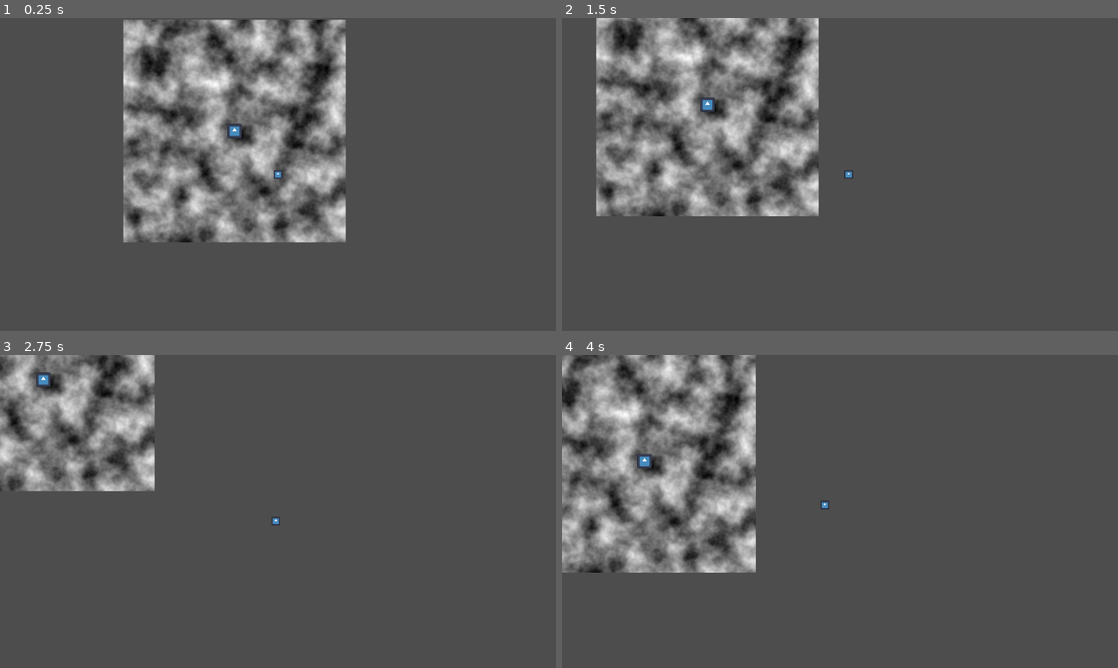
Above: before the commit, frames 1-4 (two rows, left to right).
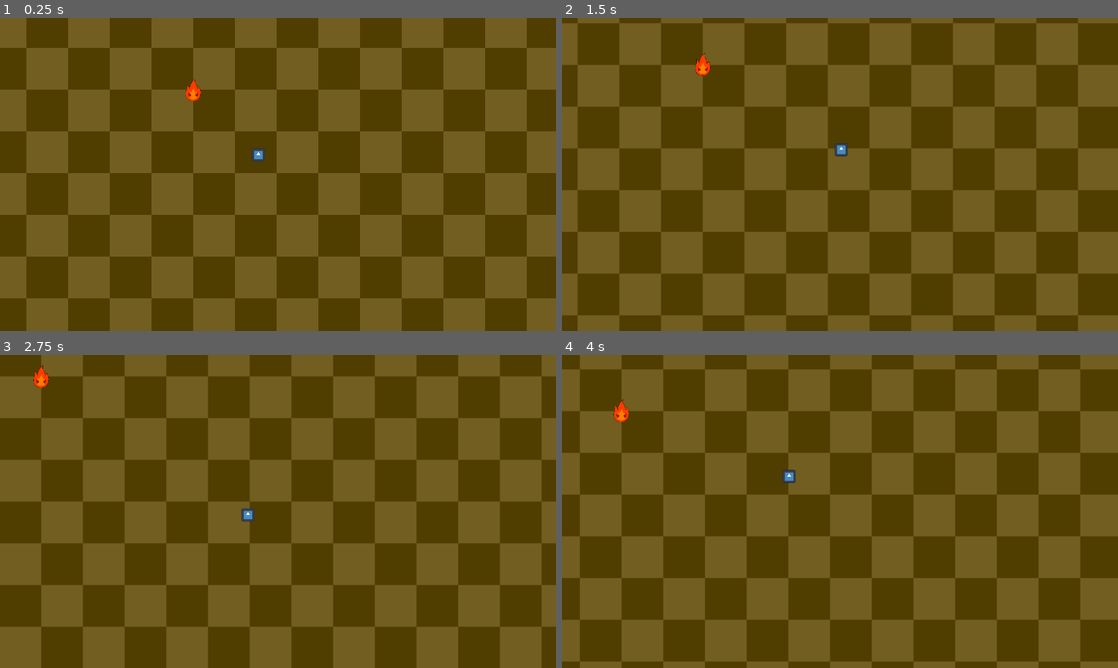
Above: after the commit, the same moments.

Repository: ICICLE-Studios/Soul-of-Nature
Game: Godot game, scene res://scenes/level.tscn
Same seed, same stepped clock (60 frames per second), same inputs: the game is played once before the commit and once after it. The engine's default icon, where the game draws it, is replaced by a stand-in: a white triangle on a blue panel in a dark square.
Inputs (mouse positions are in pixels of both pictures, inside the frame that each line leads up to):
- Up to frame 1 (0.25 s): no input
- Up to frame 2 (1.5 s): tap Enter at 0.5 s; move the mouse to (962, 158) at 0.52 s; hold Right (ui_right) 0.53-1.28 s; move the mouse to (728, 190) at 1.27 s; hold Down (ui_down) from 1.28 s (still down)
- Up to frame 3 (2.75 s): move the mouse to (333, 442) at 2.02 s; release Down (ui_down) at 2.03 s; hold Right (ui_right) from 2.03 s (still down)
- Up to frame 4 (4 s): move the mouse to (812, 574) at 2.77 s; release Right (ui_right) at 2.78 s; hold Up (ui_up) 2.78-3.53 s; move the mouse to (1006, 558) at 3.52 s; hold Left (ui_left) from 3.53 s (still down)

The runs differ from the first frame. In frame 1, 100% of the frame differs, in the area x 0-100%, y 0-100%; in frame 2, 100%; in frame 3, 100%; in frame 4, 100%.

Commit message:
Added placeholder enemy and ground graphics
- Lowered Player speed
- Changed scripts/Enemy folder name to follow naming convention
- Viewport now scales with window size and maintains aspect ratio
- Fixed an issue where the Camera would drag behind the Player when moving

Diff:
--- a/project.godot
+++ b/project.godot
@@ -19,6 +19,7 @@
 
 window/size/viewport_width=1280
 window/size/viewport_height=720
+window/stretch/mode="viewport"
 
 [input]
 
--- a/scenes/level.tscn
+++ b/scenes/level.tscn
@@ -1,19 +1,16 @@
 [gd_scene load_steps=12 format=3 uid="uid://brxejphnlvkkt"]
 
 [ext_resource type="Script" path="res://scripts/player_camera.gd" id="1_2wegk"]
+[ext_resource type="Texture2D" uid="uid://bghesvkb3fcbr" path="res://sprites/map/placeholder_ground.png" id="2_317b5"]
 [ext_resource type="Texture2D" uid="uid://b3ccojcrg4i4i" path="res://icon.svg" id="2_q725h"]
 [ext_resource type="Script" path="res://scripts/player_controller.gd" id="2_vpdyx"]
-[ext_resource type="Script" path="res://scripts/Enemy/enemy_controller.gd" id="4_gshsc"]
+[ext_resource type="Script" path="res://scripts/enemies/enemy_controller.gd" id="4_k6ifc"]
+[ext_resource type="Texture2D" uid="uid://der7jld5necin" path="res://sprites/enemies/placeholder_fire_enemy.png" id="5_c8hpm"]
 
 [sub_resource type="NavigationPolygon" id="NavigationPolygon_5vf1p"]
 vertices = PackedVector2Array(117, -257, 256, -254, 257, 23, 255, 257, -258, 256, -256, -53, -45, -257, -257, -256)
 polygons = Array[PackedInt32Array]([PackedInt32Array(0, 1, 2, 3, 4, 5, 6), PackedInt32Array(6, 5, 7)])
 outlines = Array[PackedVector2Array]([PackedVector2Array(-45, -257, -257, -256, -256, -53, -258, 256, 255, 257, 257, 23, 256, -254, 117, -257)])
-
-[sub_resource type="FastNoiseLite" id="FastNoiseLite_vro0e"]
-
-[sub_resource type="NoiseTexture2D" id="NoiseTexture2D_qisxi"]
-noise = SubResource("FastNoiseLite_vro0e")
 
 [sub_resource type="CircleShape2D" id="CircleShape2D_yy7ra"]
 
@@ -29,13 +26,16 @@
 [node name="NavigationRegion2D" type="NavigationRegion2D" parent="."]
 navigation_polygon = SubResource("NavigationPolygon_5vf1p")
 
-[node name="PlayerCamera" type="Camera2D" parent="."]
-script = ExtResource("1_2wegk")
-
 [node name="Map" type="Node2D" parent="."]
 
-[node name="Sprite2D" type="Sprite2D" parent="Map"]
-texture = SubResource("NoiseTexture2D_qisxi")
+[node name="GroundSprite" type="Sprite2D" parent="Map"]
+z_index = -1
+texture_filter = 1
+texture_repeat = 2
+scale = Vector2(64, 64)
+texture = ExtResource("2_317b5")
+region_enabled = true
+region_rect = Rect2(0, 0, 64, 64)
 
 [node name="Player" type="CharacterBody2D" parent="."]
 unique_name_in_owner = true
@@ -61,12 +61,12 @@
 collision_layer = 2
 motion_mode = 1
 wall_min_slide_angle = 0.0
-script = ExtResource("4_gshsc")
+script = ExtResource("4_k6ifc")
 player = NodePath("../Player")
 
 [node name="Sprite2D" type="Sprite2D" parent="Enemy"]
-scale = Vector2(0.26, 0.26)
-texture = ExtResource("2_q725h")
+scale = Vector2(0.085815, 0.085815)
+texture = ExtResource("5_c8hpm")
 
 [node name="CollisionShape2D" type="CollisionShape2D" parent="Enemy"]
 scale = Vector2(1.84, 1.84)
@@ -89,6 +89,10 @@
 shape = SubResource("CircleShape2D_0wwgh")
 debug_color = Color(0.823529, 0, 0, 0.419608)
 
+[node name="PlayerCamera" type="Camera2D" parent="."]
+zoom = Vector2(1.5, 1.5)
+script = ExtResource("1_2wegk")
+
 [connection signal="timeout" from="Enemy/Navigation/Timer" to="Enemy" method="_on_timer_timeout"]
 [connection signal="area_entered" from="Enemy/Area/Area2D" to="Enemy" method="_on_area_2d_area_entered"]
 [connection signal="area_exited" from="Enemy/Area/Area2D" to="Enemy" method="_on_area_2d_area_exited"]
--- a/scripts/player_camera.gd
+++ b/scripts/player_camera.gd
@@ -7,9 +7,6 @@
 
 @onready var player = %Player
 
-
-func _ready():
-	pass
 
 func _physics_process(delta):
 	var player_position = player.position
--- a/scripts/player_controller.gd
+++ b/scripts/player_controller.gd
@@ -1,6 +1,6 @@
 extends CharacterBody2D
 
-const SPEED = 300.0
+const SPEED = 150.0
 
 func _physics_process(_delta):
 	var horizontalInput = Input.get_axis("ui_left", "ui_right")
Renamed: scripts/Enemy/enemy_controller.gd -> scripts/enemies/enemy_controller.gd
Binary file added: sprites/enemies/placeholder_electric_enemy.png
Not shown, added: sprites/enemies/placeholder_electric_enemy.png.import
Binary file added: sprites/enemies/placeholder_fire_enemy.png
Not shown, added: sprites/enemies/placeholder_fire_enemy.png.import
Binary file added: sprites/enemies/placeholder_plant_enemy.png
Not shown, added: sprites/enemies/placeholder_plant_enemy.png.import
Binary file added: sprites/enemies/placeholder_water_enemy.png
Not shown, added: sprites/enemies/placeholder_water_enemy.png.import
Binary file added: sprites/map/placeholder_ground.png
Not shown, added: sprites/map/placeholder_ground.png.import
